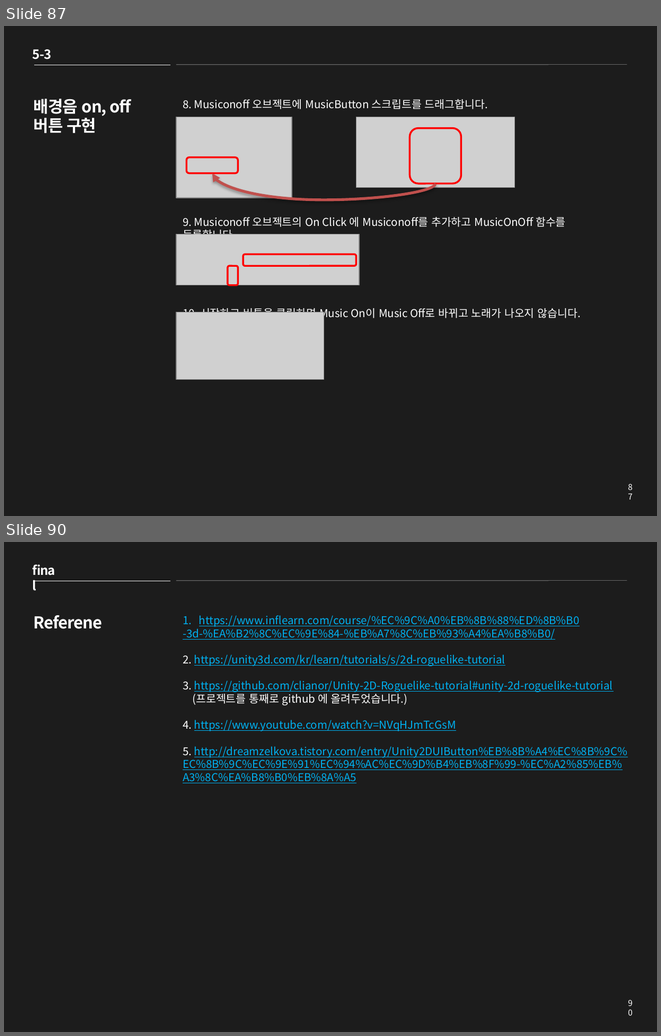
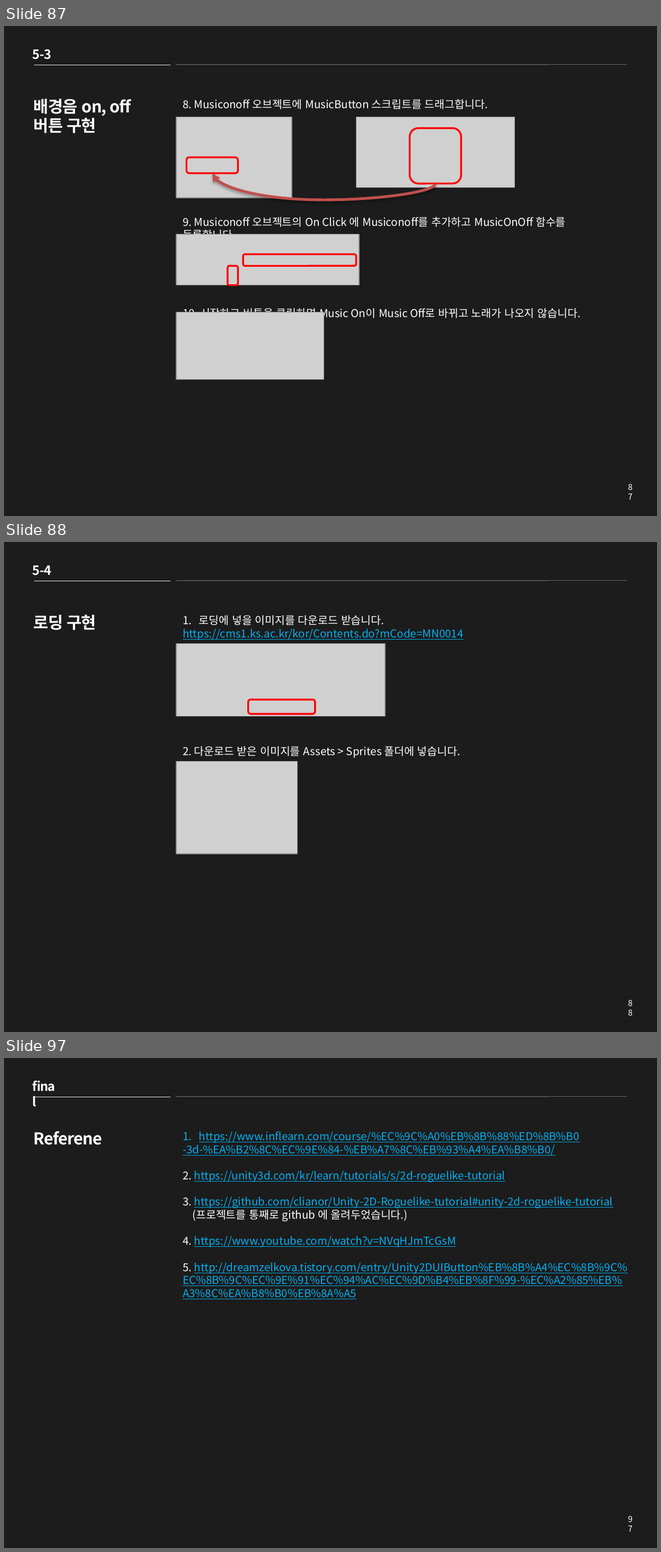
Before and after one commit to clianor/Unity-2D-Roguelike-tutorial, a slide deck: Roguelike PPT.pptx. Shown one above the other, each under a label of ours: slides 87 and 90 before the commit, slides 87, 88 and 97 after it; the slides between them are not shown. The pictures are 661x1036 and 661x1552 pixels, drawn with LibreOffice and Linux fonts; fonts in the diff are those of the drawing; grey boxes stand for pictures. Boxes give left, top, right and bottom in pixels: in the first picture for what was removed or moved away, otherwise in the second. Text is boxed around its words. In the diff, an @@ line names an element or a change of style, - is before the commit and + after.

```diff
--- a/Roguelike PPT.pptx
+++ b/Roguelike PPT.pptx
@@ slide 88 added at <box>4,542,657,1032</box>, background #1C1C1C @@
@@ text added at <box>33,565,51,575</box>, 14 pt, text #FFFFFF, bold @@
+5-4
@@ line added from (34, 581) to (170, 581), #F2F2F2 0.25 pt @@
@@ line added from (176, 581) to (627, 581), #F2F2F2 0.25 pt @@
@@ title added at <box>34,615,96,630</box>, 18 pt, text #FFFFFF, bold @@
+로딩 구현
@@ text added at <box>183,615,464,758</box>, 12 pt, text #FFFFFF @@
+1. 로딩에 넣을 이미지를 다운로드 받습니다.
+https://cms1.ks.ac.kr/kor/Contents.do?mCode=MN0014
+2. 다운로드 받은 이미지를 Assets > Sprites 폴더에 넣습니다.
@@ picture added at <box>176,643,385,716</box> @@
@@ rounded rectangle added at <box>248,699,315,714</box>, outline #FF0000 2 pt @@
@@ picture added at <box>176,761,297,854</box> @@
@@ page number added at <box>621,995,639,1011</box>, 9 pt, text #FFFFFF @@
+88
@@ what was slide 90 is now slide 97 @@
@@ page number at <box>621,1511,639,1527</box>: text changed @@
-90
+97
```
Also in this commit, not shown: 3 slides changed, 6 other slides added, 17 other files.
